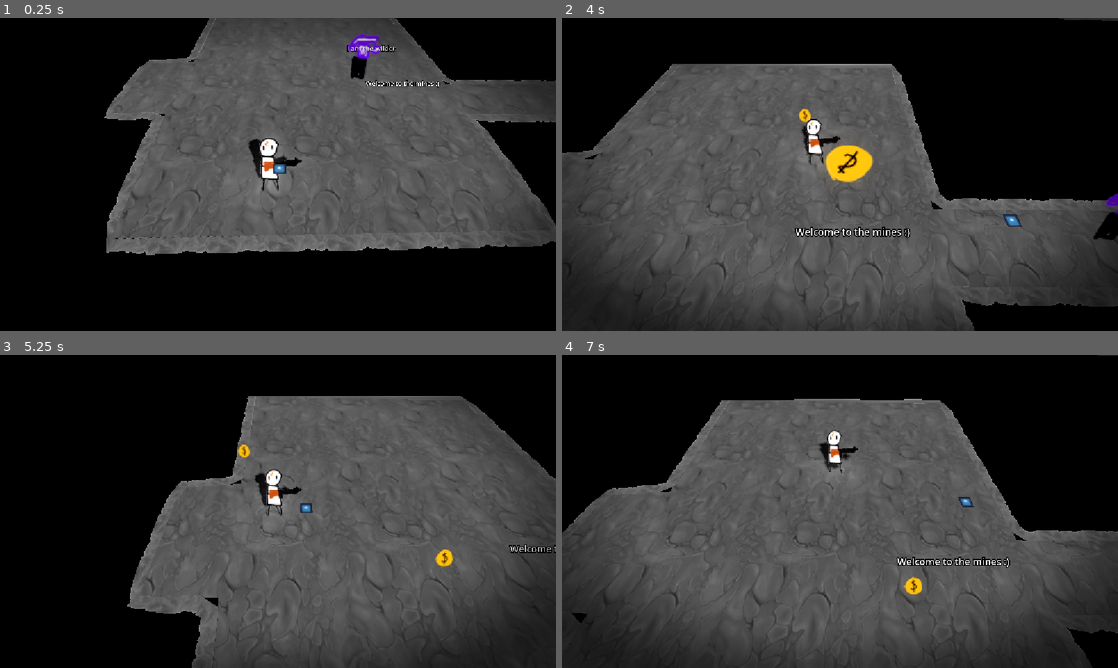
Above: before the commit, frames 1-4 (two rows, left to right).
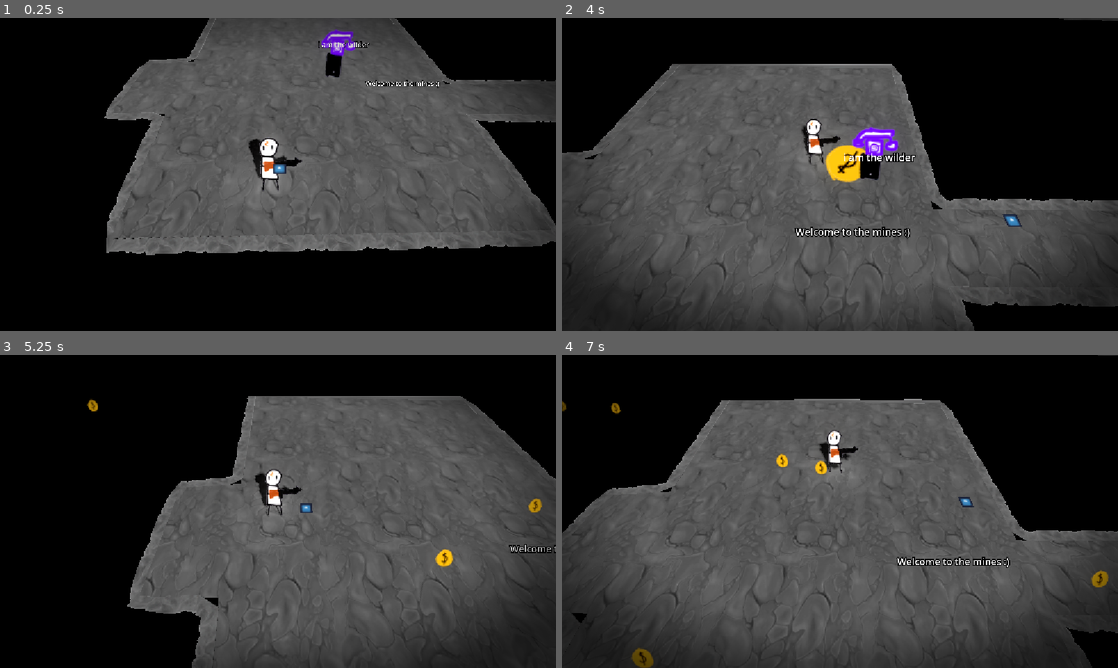
Above: after the commit, the same moments.

Repository: gmuGADIG/DEADSHOT
Game: Godot game, scene res://world/levels/mines/level_mines.tscn
The game is run twice, just before and just after one commit, with the same random seed, the same clock (stepped at 60 frames per second) and the same inputs. This scene is started directly instead of the project's main scene. The engine's default icon, where the game draws it, is replaced by a stand-in: a white triangle on a blue panel in a dark square.
Inputs (mouse positions are in pixels of both pictures, inside the frame that each line leads up to):
- Up to frame 1 (0.25 s): no input
- Up to frame 2 (4 s): move the mouse to (962, 158) at 0.52 s; hold D (move_right) 0.53-1.28 s; hold E (interact) 0.53-1.28 s; move the mouse to (728, 190) at 1.27 s; hold S (move_down) 1.28-2.03 s; click (728, 190) at 1.35 s; tap E (interact) at 1.55, 3.05, 3.8 s; move the mouse to (895, 105) at 2.02 s; hold D (move_right) 2.03-2.78 s; hold E (interact) 2.03-2.78 s; move the mouse to (812, 237) at 2.77 s; hold W (move_up) 2.78-3.53 s; tap Space (roll) at 2.85 s; move the mouse to (1006, 221) at 3.52 s; hold A (move_left) from 3.53 s (still down); hold Right mouse button (whip) from 3.53 s (still down)
- Up to frame 3 (5.25 s): move the mouse to (111, 464) at 4.27 s; release Right mouse button (whip) at 4.28 s; tap E (interact) at 4.35 s; move the mouse to (305, 511) at 5.02 s; release A (move_left) at 5.03 s; press the mouse at (305, 511) at 5.03 s; hold S (move_down) from 5.03 s (still down)
- Up to frame 4 (7 s): tap E (interact) at 5.3, 5.85 s; move the mouse to (756, 433) at 5.77 s; release S (move_down) at 5.78 s; release the mouse at (756, 433) at 5.78 s; hold D (move_right) 5.78-6.53 s; move the mouse to (962, 495) at 6.52 s; hold W (move_up) from 6.53 s (still down); hold E (interact) from 6.53 s (still down); tap Space (roll) at 6.6 s

The runs differ from the first frame. In frame 1, 1.1% of the frame differs, in the area x 57-72%, y 3-20%; in frame 2, 1.4%, in the area x 42-100%, y 28-71%; in frame 3, 0.2%; in frame 4, 0.7%.

Commit message:
Update level_mines.tscn

Diff:
--- a/world/levels/mines/level_mines.tscn
+++ b/world/levels/mines/level_mines.tscn
@@ -11,6 +11,7 @@
 [ext_resource type="PackedScene" uid="uid://dwdhuncnyfmcw" path="res://world/enemy/wilder/wilder.tscn" id="6_fb8xb"]
 [ext_resource type="PackedScene" uid="uid://b0ttk38sufgur" path="res://world/pickups/corrupt_heart/corrupt_heart.tscn" id="9_qw06v"]
 [ext_resource type="PackedScene" uid="uid://dhb2pgqbfvxoa" path="res://world/enemy/encounter/encounter.tscn" id="11_rkdtq"]
+[ext_resource type="PackedScene" uid="uid://c8a3ul47e6b2y" path="res://world/interactables/cover/cover_boulder.tscn" id="12_rkdtq"]
 
 [sub_resource type="NavigationMesh" id="NavigationMesh_ci4pn"]
 vertices = PackedVector3Array(31.360775, 0.35881376, -28.744022, 24.610775, 0.35881376, -28.744022, 24.860775, 0.358813 …(3933 unchanged characters)…
@@ -76,6 +77,9 @@
 [node name="Trim" parent="World/Floor" index="2"]
 material = SubResource("StandardMaterial3D_qw06v")
 
+[node name="Wilder" parent="World" index="1" instance=ExtResource("6_fb8xb")]
+transform = Transform3D(1, 0, 0, 0, 1, 0, 0, 0, 1, 117.79667, -0.112389624, 40.855946)
+
 [node name="EntryPoints" parent="." index="3"]
 transform = Transform3D(-1, -3.1196299e-09, 8.73671e-08, 0, 0.9993631, 0.035684407, -8.742278e-08, 0.035684407, -0.9993631, -4.200489, 0, 13.822917)
 
@@ -107,7 +111,7 @@
 text = "i am the longhorn"
 
 [node name="Wilder" parent="." index="9" instance=ExtResource("6_fb8xb")]
-transform = Transform3D(1, 0, 0, 0, 1, 0, 0, 0, 1, 1.1438756, 0.008993983, 4.0566435)
+transform = Transform3D(1, 0, 0, 0, 1, 0, 0, 0, 1, -0.5870781, 0.80721664, 4.147915)
 
 [node name="Comment" parent="Wilder" index="9" instance=ExtResource("4_svmac")]
 transform = Transform3D(1, 0, 0, 0, 1, 0, 0, 0, 1, 0, 1.0620713, 0.7462635)
@@ -149,9 +153,21 @@
 shape = SubResource("BoxShape3D_8bdu7")
 
 [node name="Wilder" parent="Encounter5" index="2" instance=ExtResource("6_fb8xb")]
-transform = Transform3D(1, 0, 0, 0, 1, 0, 0, 0, 1, -7.59507, -0.0019073486, 4.2124176)
+transform = Transform3D(1, 0, 0, 0, 1, 0, 0, 0, 1, -7.544693, -0.072335124, 4.2241783)
 
 [node name="LonghornEnemy2" parent="." index="18" instance=ExtResource("5_ci4pn")]
-transform = Transform3D(1, 0, 0, 0, 1, 0, 0, 0, 1, 117.17998, 0.62600994, 36.637535)
+transform = Transform3D(1, 0, 0, 0, 1, 0, 0, 0, 1, 108.38363, 0.5234008, 40.734932)
+
+[node name="LonghornEnemy3" parent="." index="19" instance=ExtResource("5_ci4pn")]
+transform = Transform3D(1, 0, 0, 0, 1, 0, 0, 0, 1, 114.43864, 0.5064504, 39.67426)
+
+[node name="Wilder2" parent="." index="20" instance=ExtResource("6_fb8xb")]
+transform = Transform3D(1, 0, 0, 0, 1, 0, 0, 0, 1, 118.03882, -0.128106, 37.007023)
+
+[node name="Boulder" parent="." index="21" instance=ExtResource("12_rkdtq")]
+transform = Transform3D(2, 0, 0, 0, 2, 0, 0, 0, 2, 111.44495, 0.034311354, 36.906265)
+
+[node name="Boulder2" parent="." index="22" instance=ExtResource("12_rkdtq")]
+transform = Transform3D(1, 0, 0, 0, 1, 0, 0, 0, 1, 113.50313, 0.09229007, 33.795063)
 
 [editable path="World/Floor"]
Not shown: 1 places in world/levels/mines/level_mines.tscn that only renumber resources
